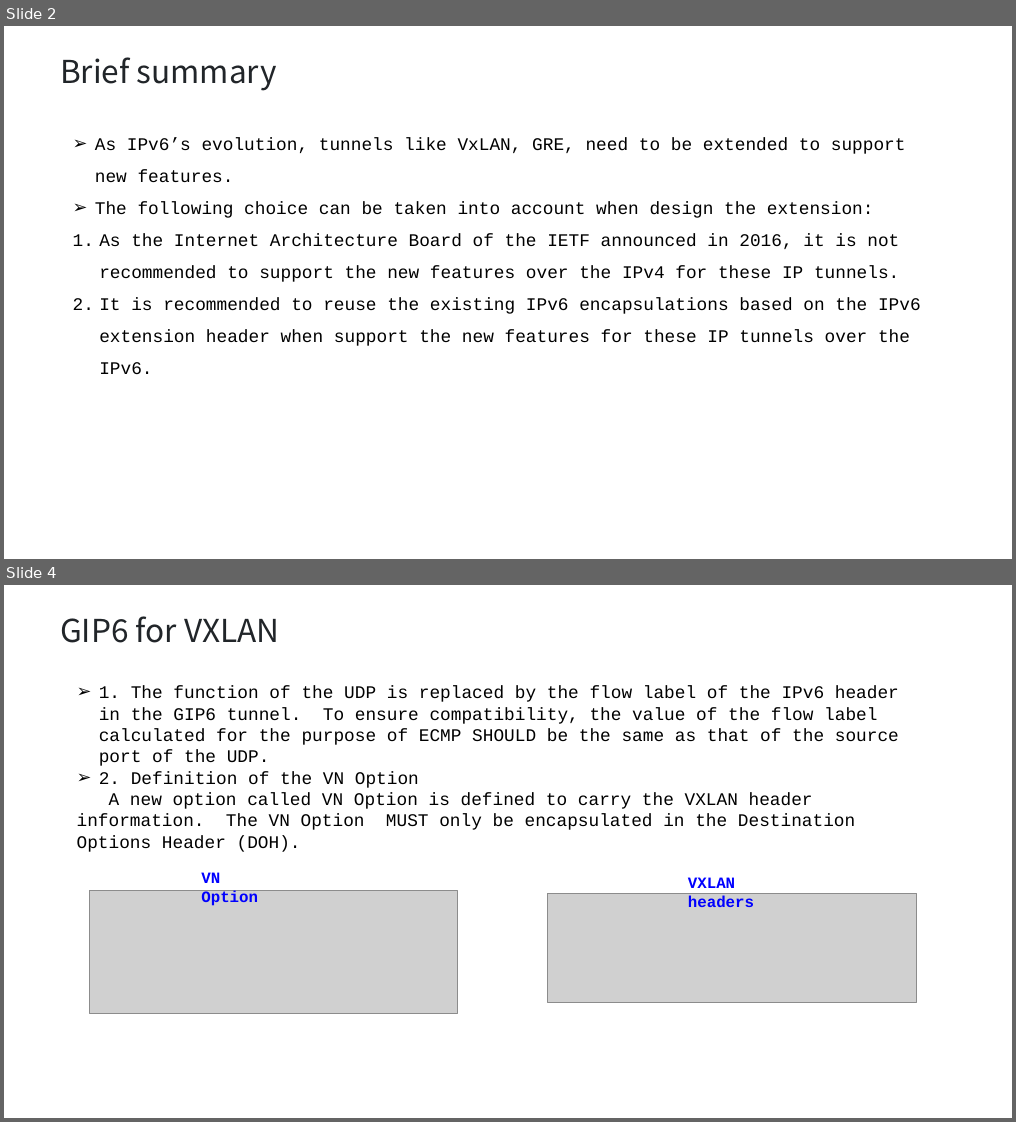
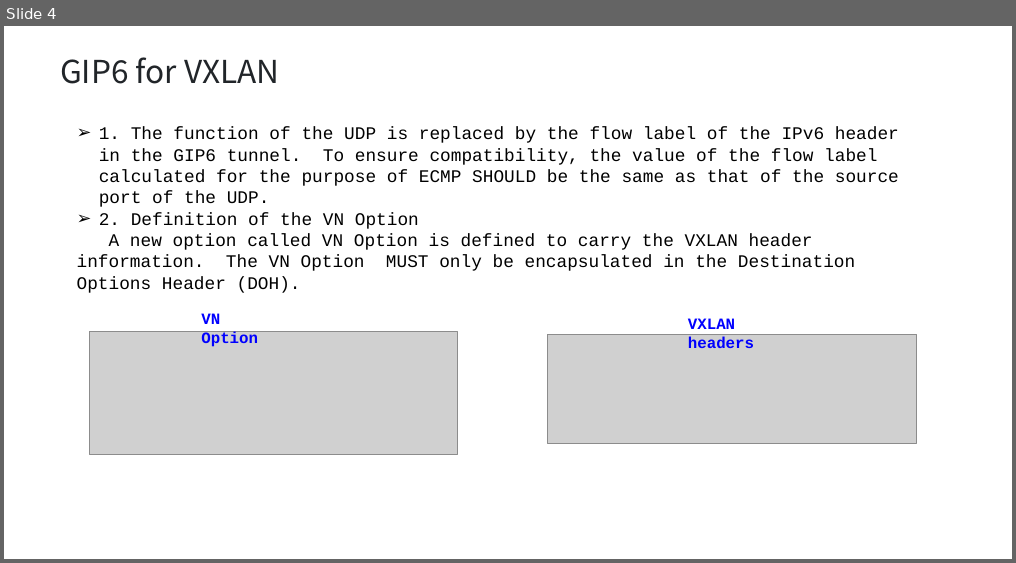
Before and after one commit to Generalized-IPv6-Tunnel/IETF116-Sidemeeting, a slide deck: 04 Generalized IPv6 Tunnel.pptx. Shown one above the other, each under a label of ours: slides 2 and 4 before the commit, slide 4 after it; the slides between them are not shown. The pictures are 1016x1122 and 1016x563 pixels, drawn with LibreOffice and Linux fonts; fonts in the diff are those of the drawing; grey boxes stand for pictures. Boxes give left, top, right and bottom in pixels: in the first picture for what was removed or moved away, otherwise in the second. Text is boxed around its words. In the diff, an @@ line names an element or a change of style, - is before the commit and + after.

```diff
--- a/04 Generalized IPv6 Tunnel.pptx
+++ b/04 Generalized IPv6 Tunnel.pptx
@@ slide 2 removed at (4,26,1012,559), background #FFFFFF @@
@@ text removed at (60,57,277,91) @@
-Brief summary
@@ text removed at (95,138,921,374) @@
-➢ As IPv6’s evolution, tunnels like VxLAN, GRE, need to be extended to support new features.
-➢ The following choice can be taken into account when design the extension:
-1. As the Internet Architecture Board of the IETF announced in 2016, it is not recommended to support the new features over the IPv4 for these IP tunnels.
-2. It is recommended to reuse the existing IPv6 encapsulations based on the IPv6 extension header when support the new features for these IP tunnels over the IPv6.
```
Also in this commit, not shown: 3 slides changed, 5 slides added, 1 other slide removed.
